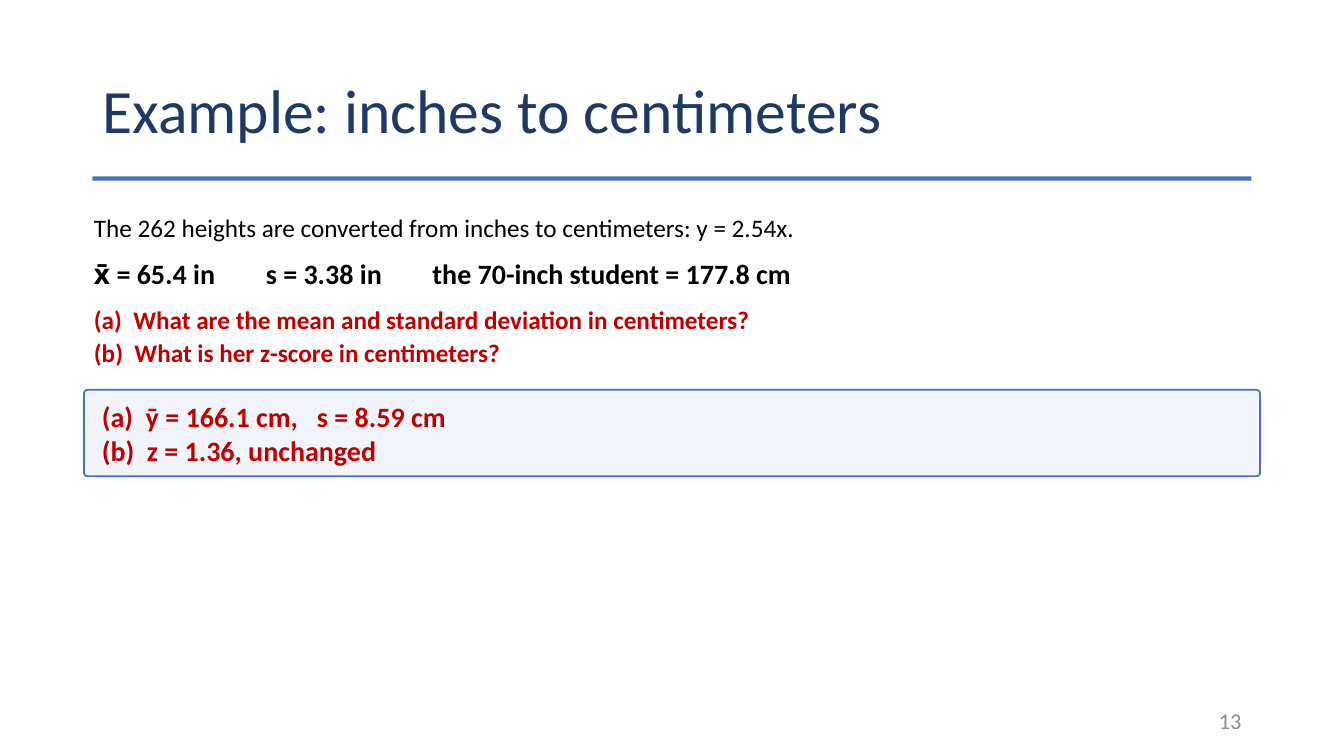
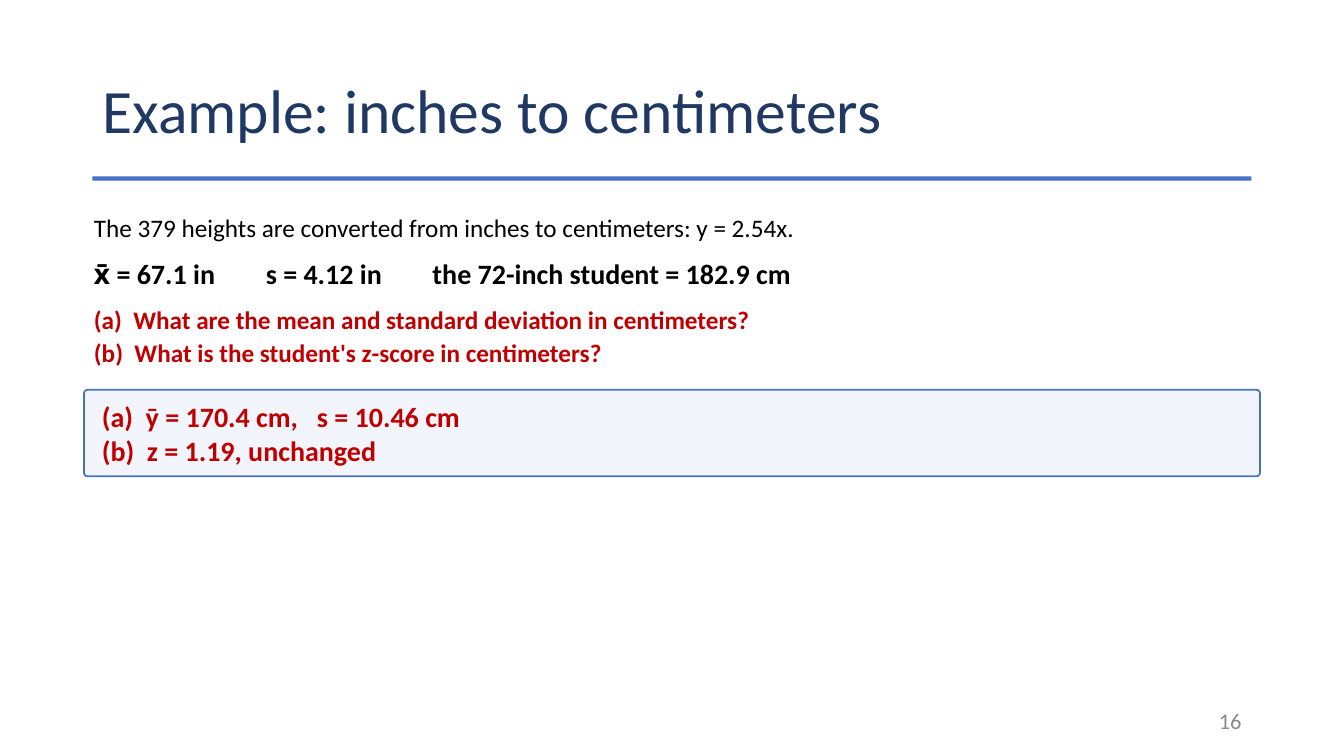
Before and after one commit to Jarred6068/Kvamme_UI_STAT251, a slide deck: slide 16 of docs/lecture_slides/Week 6/Week6_Lecture13_Slides_9_30_2026.pptx (slide 13 before the commit). Drawn at 1344x756 pixels with LibreOffice and Linux fonts; fonts in the diff are those of the drawing. Boxes give left, top, right and bottom in pixels: in the first picture for what was removed or moved away, otherwise in the second. Text is boxed around its words. In the diff, an @@ line names an element or a change of style, - is before the commit and + after.

```diff
--- a/docs/lecture_slides/Week 6/Week6_Lecture13_Slides_9_30_2026.pptx
+++ b/docs/lecture_slides/Week 6/Week6_Lecture13_Slides_9_30_2026.pptx
@@ text at [94, 219, 794, 242]: text changed @@
-The 262 heights are converted from inches to centimeters: y = 2.54x.
+The 379 heights are converted from inches to centimeters: y = 2.54x.
@@ text at [94, 264, 791, 285]: text changed @@
-x̄ = 65.4 in s = 3.38 in the 70-inch student = 177.8 cm
+x̄ = 67.1 in s = 4.12 in the 72-inch student = 182.9 cm
@@ text at [94, 343, 602, 366]: text changed @@
-(b) What is her z-score in centimeters?
+(b) What is the student's z-score in centimeters?
@@ text in rounded rectangle at [102, 406, 459, 466]: text changed @@
-(a) ȳ = 166.1 cm, s = 8.59 cm
-(b) z = 1.36, unchanged
+(a) ȳ = 170.4 cm, s = 10.46 cm
+(b) z = 1.19, unchanged
@@ page number at [1219, 714, 1242, 729]: text changed @@
-13
+16
```
Also in this commit, not shown: 9 other slides changed, 8 slides added, 42 other files.
